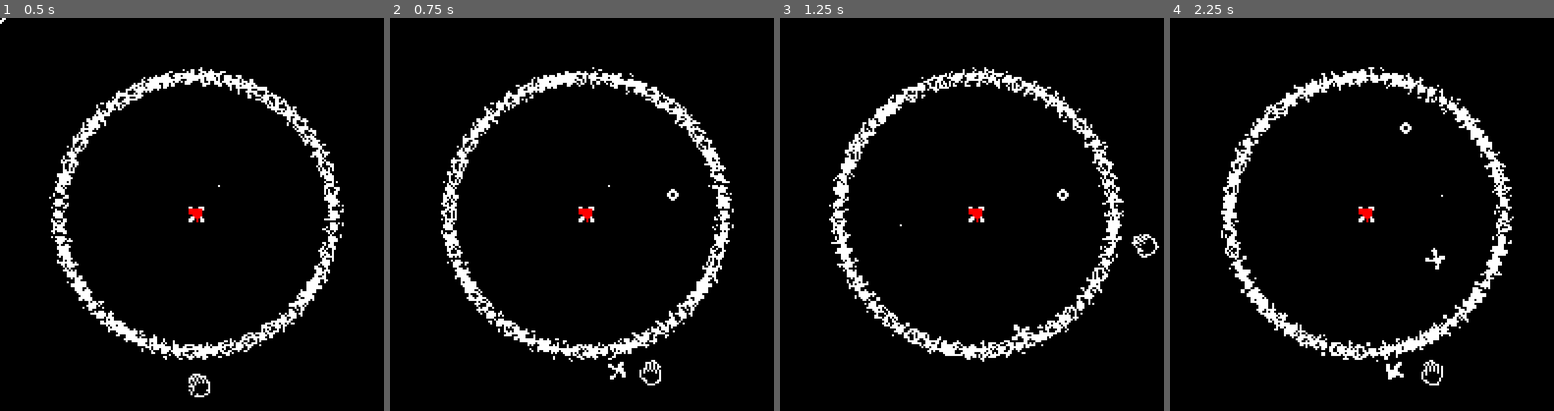
Above: before the commit, frames 1-4 (left to right).
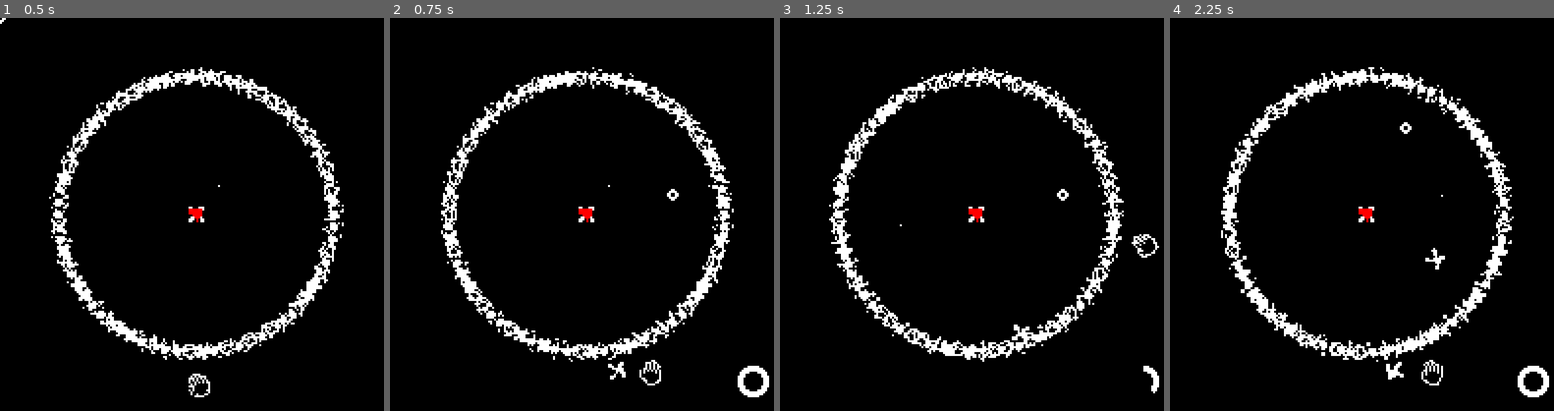
Above: after the commit, the same moments.

Repository: leogeier/amalgamage
Game: Godot game, scene res://scenes/Arena/Arena.tscn
The game is run twice, just before and just after one commit, with the same random seed, the same clock (stepped at 60 frames per second) and the same inputs. Sound files missing from this copy of the repository are replaced by a short silence.
Inputs (mouse positions are in pixels of both pictures, inside the frame that each line leads up to):
- Up to frame 1 (0.5 s): no input
- Up to frame 2 (0.75 s): move the mouse to (674, 194) at 0.52 s; hold Right (ui_right) from 0.53 s (still down); tap Space (shoot) at 0.6 s
- Up to frame 3 (1.25 s): keep holding Right (ui_right)
- Up to frame 4 (2.25 s): move the mouse to (1289, 234) at 1.27 s; release Right (ui_right) at 1.28 s; hold Left (ui_left) 1.28-2.03 s; tap Space (shoot) at 1.35, 2.1 s; move the mouse to (1404, 128) at 2.02 s; hold Right (ui_right) from 2.03 s (still down)

Frame 1 is identical in both runs. In frame 2, 0.3% of the frame differs, in the area x 90-99%, y 88-97%; in frame 3, 0.1%; in frame 4, 0.3%.

Commit message:
Reload indicator

Diff:
--- a/ld-46/scenes/Arena/Arena.tscn
+++ b/ld-46/scenes/Arena/Arena.tscn
@@ -21,6 +21,8 @@
 [node name="Shooter" parent="." instance=ExtResource( 1 )]
 position = Vector2( 100, 100 )
 radius = 85.0
+velocity = 2.0
+shoot_delay = 1000
 block_force = 15.0
 
 [node name="Amalgam" parent="." instance=ExtResource( 3 )]
--- a/ld-46/scenes/EnemySpawner/EnemySpawner.gd
+++ b/ld-46/scenes/EnemySpawner/EnemySpawner.gd
@@ -20,7 +20,7 @@
 	kind = new_kind
 
 func spawn_block():
-	arena.spawn_block(global_position	, dir, 0, block_force)
+	arena.spawn_block(global_position, dir, 0, block_force)
 
 func schedule_removal():
 	remove = true
--- /dev/null
+++ b/ld-46/scenes/ReloadIndicator/ReloadIndicator.tscn
@@ -0,0 +1,22 @@
+[gd_scene load_steps=10 format=2]
+
+[ext_resource path="res://scenes/ReloadIndicator/indicator1.png" type="Texture" id=2]
+[ext_resource path="res://scenes/ReloadIndicator/indicator4.png" type="Texture" id=3]
+[ext_resource path="res://scenes/ReloadIndicator/indicator6.png" type="Texture" id=4]
+[ext_resource path="res://scenes/ReloadIndicator/indicator5.png" type="Texture" id=5]
+[ext_resource path="res://scenes/ReloadIndicator/indicator7.png" type="Texture" id=6]
+[ext_resource path="res://scenes/ReloadIndicator/indicator8.png" type="Texture" id=7]
+[ext_resource path="res://scenes/ReloadIndicator/indicator9.png" type="Texture" id=8]
+[ext_resource path="res://scenes/ReloadIndicator/indicator3.png" type="Texture" id=9]
+
+[sub_resource type="SpriteFrames" id=1]
+animations = [ {
+"frames": [ ExtResource( 2 ), ExtResource( 9 ), ExtResource( 3 ), ExtResource( 5 ), ExtResource( 4 ), ExtResource( 6 ), ExtResource( 7 ), ExtResource( 8 ) ],
+"loop": false,
+"name": "default",
+"speed": 8.0
+} ]
+
+[node name="ReloadIndicator" type="AnimatedSprite"]
+frames = SubResource( 1 )
+frame = 7
--- a/ld-46/scenes/Shooter/Shooter.gd
+++ b/ld-46/scenes/Shooter/Shooter.gd
@@ -57,3 +57,5 @@
 		var dir = Vector2(1,0).rotated(shooter_rot)
 		arena.spawn_block(pos, dir, -cur_rot, block_force)
 		$ShootSound.play()
+		$ReloadIndicator.frame = 0
+		$ReloadIndicator.play()
--- a/ld-46/scenes/Shooter/Shooter.tscn
+++ b/ld-46/scenes/Shooter/Shooter.tscn
@@ -1,8 +1,9 @@
-[gd_scene load_steps=4 format=2]
+[gd_scene load_steps=5 format=2]
 
 [ext_resource path="res://scenes/Shooter/shooter.png" type="Texture" id=1]
 [ext_resource path="res://scenes/Shooter/Shooter.gd" type="Script" id=2]
 [ext_resource path="res://scenes/Shooter/shoot.wav" type="AudioStream" id=3]
+[ext_resource path="res://scenes/ReloadIndicator/ReloadIndicator.tscn" type="PackedScene" id=4]
 
 [node name="Shooter" type="Node2D"]
 script = ExtResource( 2 )
@@ -16,3 +17,6 @@
 
 [node name="ShootSound" type="AudioStreamPlayer" parent="."]
 stream = ExtResource( 3 )
+
+[node name="ReloadIndicator" parent="." instance=ExtResource( 4 )]
+position = Vector2( 85, 85 )
Binary file added: ld-46/scenes/ReloadIndicator/indicator1.png
Not shown, added: ld-46/scenes/ReloadIndicator/indicator1.png.import
Binary file added: ld-46/scenes/ReloadIndicator/indicator2.png
Not shown, added: ld-46/scenes/ReloadIndicator/indicator2.png.import
Binary file added: ld-46/scenes/ReloadIndicator/indicator3.png
Not shown, added: ld-46/scenes/ReloadIndicator/indicator3.png.import
Binary file added: ld-46/scenes/ReloadIndicator/indicator4.png
Not shown, added: ld-46/scenes/ReloadIndicator/indicator4.png.import
Binary file added: ld-46/scenes/ReloadIndicator/indicator5.png
Not shown, added: ld-46/scenes/ReloadIndicator/indicator5.png.import
Binary file added: ld-46/scenes/ReloadIndicator/indicator6.png
Not shown, added: ld-46/scenes/ReloadIndicator/indicator6.png.import
(and 16 more such lines)
